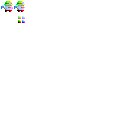
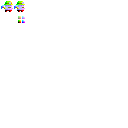
The second 128×128 image is a revision of the first. Changes to its layers:
painted on "stand 1 pick" over left=2, top=6, right=6, bottom=10
painted on "stand 1 body" over left=4, top=6, right=13, bottom=10
painted on "stand 2 pick" over left=15, top=6, right=19, bottom=10
painted on "stand 2 body" over left=17, top=5, right=25, bottom=10
